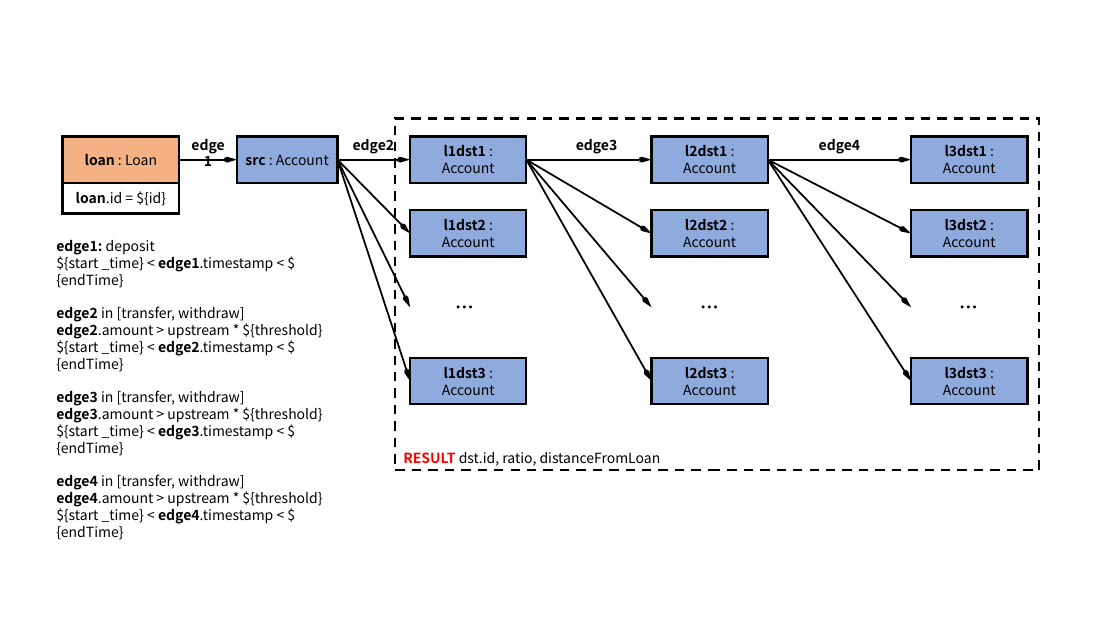
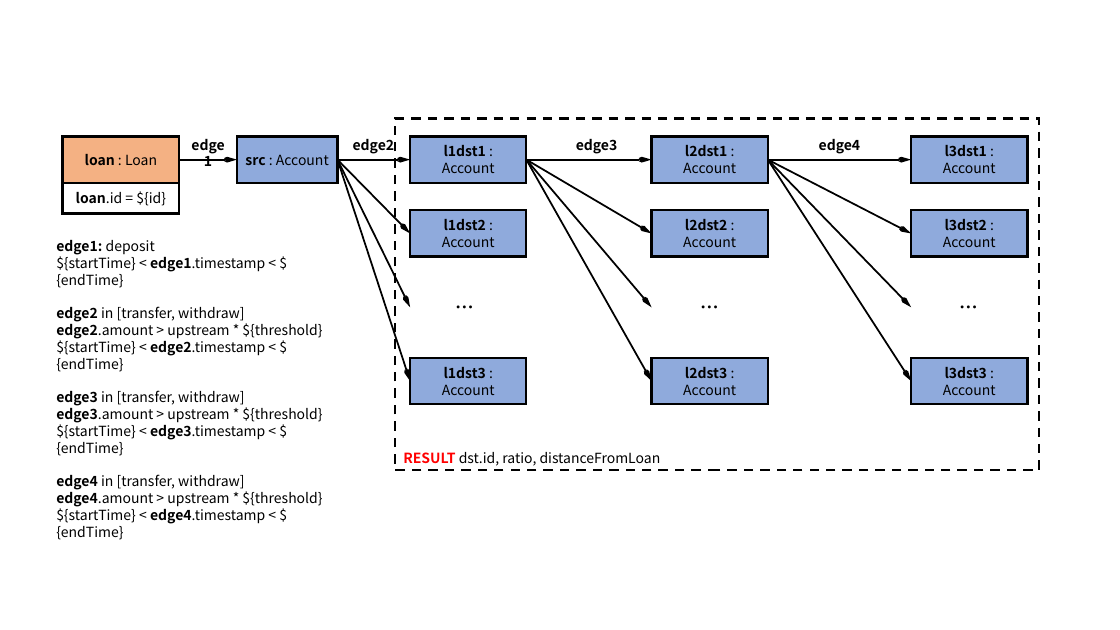
Before and after one commit to ldbc/ldbc_finbench_docs, a slide deck: slide 8 of patterns/transaction-complex-read.pptx. Drawn at 1120x630 pixels with LibreOffice and Linux fonts; fonts in the diff are those of the drawing. Boxes give left, top, right and bottom in pixels: in the first picture for what was removed or moved away, otherwise in the second. Text is boxed around its words. In the diff, an @@ line names an element or a change of style, - is before the commit and + after.

```diff
--- a/patterns/transaction-complex-read.pptx
+++ b/patterns/transaction-complex-read.pptx
@@ text at [56, 254, 265, 288]: text changed @@
-${start _time} < edge1.timestamp < ${endTime}
+${startTime} < edge1.timestamp < ${endTime}
@@ text at [56, 338, 265, 372]: text changed @@
-${start _time} < edge2.timestamp < ${endTime}
+${startTime} < edge2.timestamp < ${endTime}
@@ text at [56, 422, 265, 456]: text changed @@
-${start _time} < edge3.timestamp < ${endTime}
+${startTime} < edge3.timestamp < ${endTime}
@@ text at [56, 506, 265, 540]: text changed @@
-${start _time} < edge4.timestamp < ${endTime}
+${startTime} < edge4.timestamp < ${endTime}
```
Also in this commit, not shown: 7 other slides changed, 43 other files.
